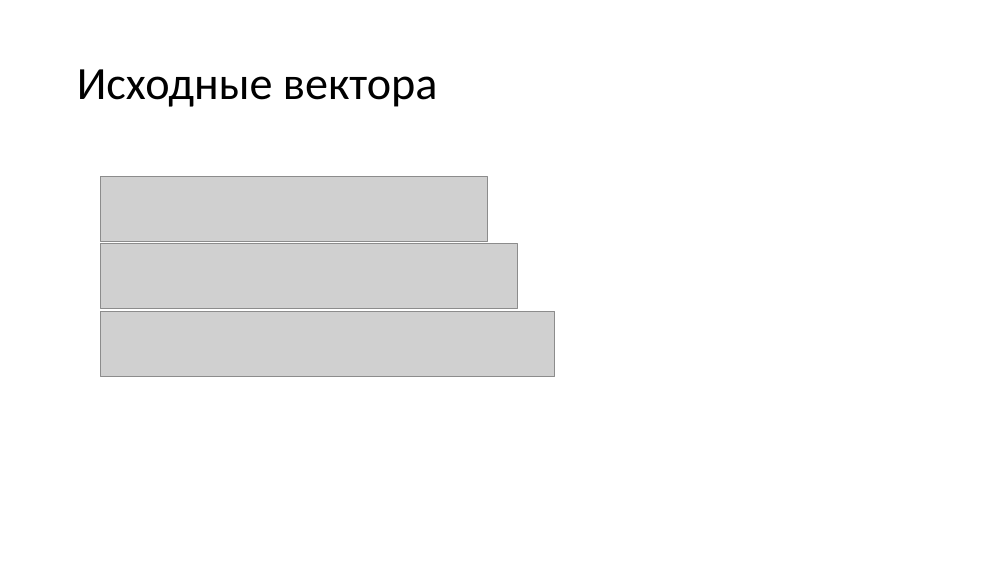
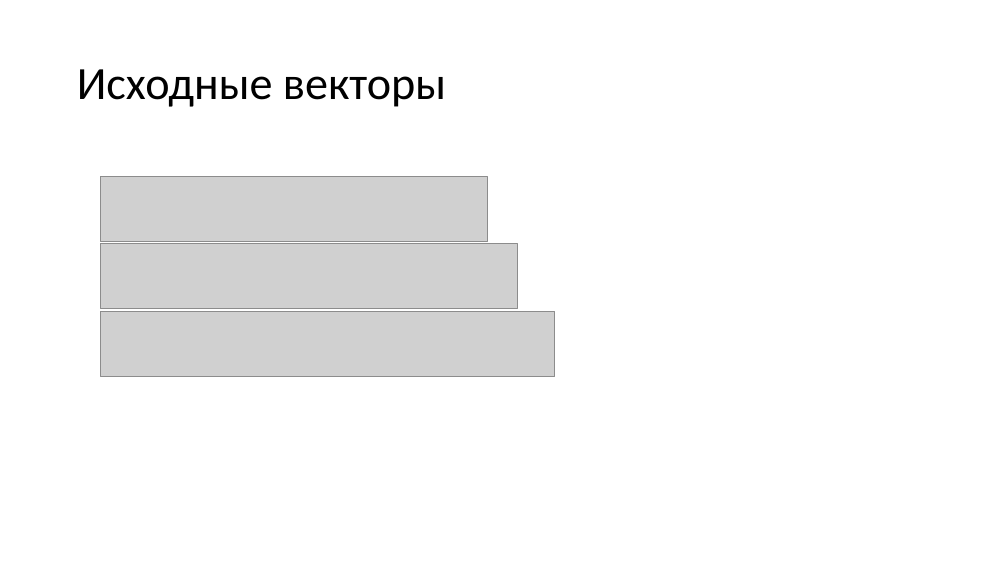
Before and after one commit to svkov/brunoyam-ds-online-course, a slide deck: slide 3 of module_4/module4.pptx. Drawn at 1008x567 pixels with LibreOffice and Linux fonts; fonts in the diff are those of the drawing; grey boxes stand for pictures. Boxes give left, top, right and bottom in pixels: in the first picture for what was removed or moved away, otherwise in the second. Text is boxed around its words. In the diff, an @@ line names an element or a change of style, - is before the commit and + after.

```diff
--- a/module_4/module4.pptx
+++ b/module_4/module4.pptx
@@ title at <box>77,69,446,107</box>: text changed @@
-Исходные вектора
+Исходные векторы
```
Also in this commit, not shown: 2 other slides changed, 2 other files.
